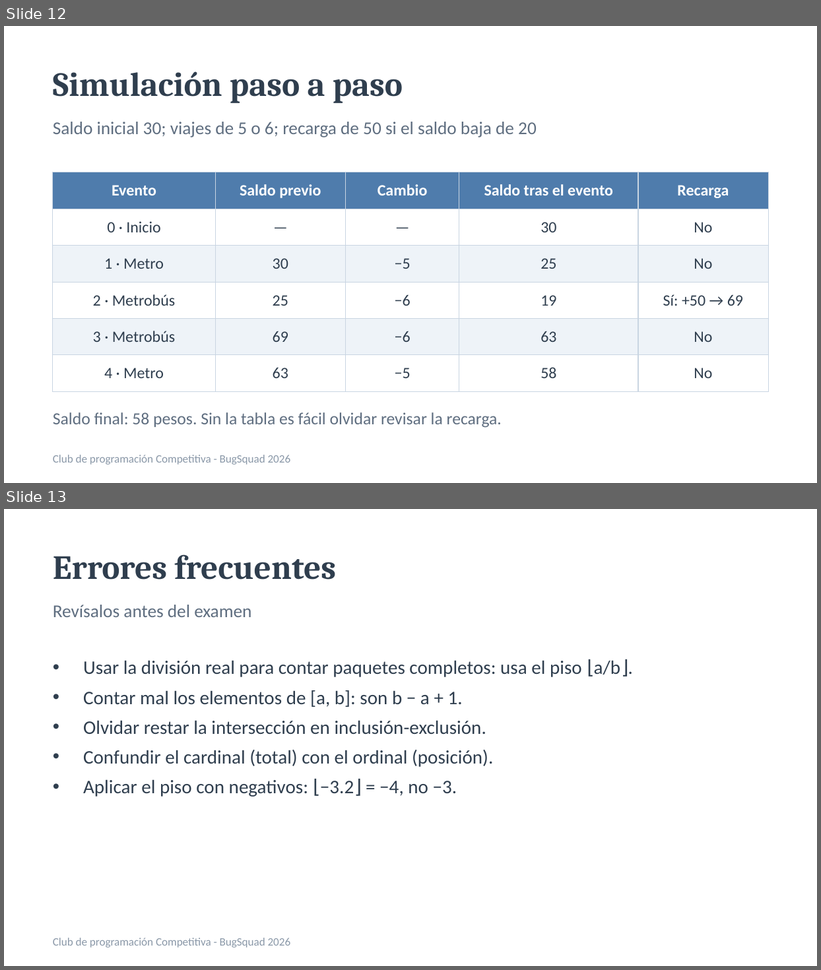
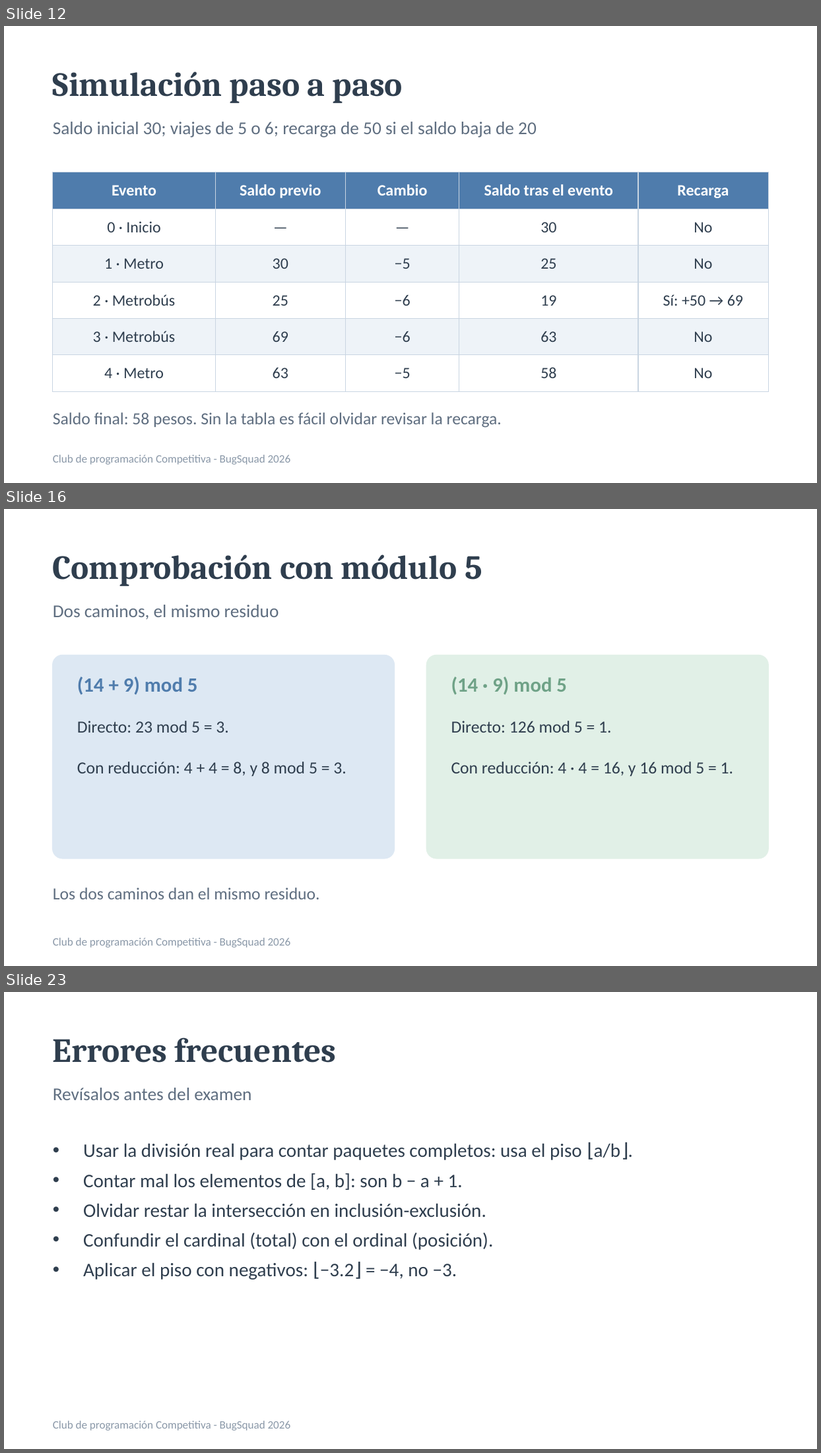
Before and after one commit to rigosantiagog/CompetitiveProgramming, a slide deck: assets/docs/Tema2_Aritmetica_conteo_y_casos.pptx. Shown one above the other, each under a label of ours: slides 12 and 13 before the commit, slides 12, 16 and 23 after it; the slides between them are not shown. The pictures are 821x970 and 821x1453 pixels, drawn with LibreOffice and Linux fonts; fonts in the diff are those of the drawing. Boxes give left, top, right and bottom in pixels: in the first picture for what was removed or moved away, otherwise in the second. Text is boxed around its words. In the diff, an @@ line names an element or a change of style, - is before the commit and + after.

```diff
--- a/assets/docs/Tema2_Aritmetica_conteo_y_casos.pptx
+++ b/assets/docs/Tema2_Aritmetica_conteo_y_casos.pptx
@@ slide 16 added at bbox=[4, 509, 817, 966], background #FFFFFF @@
@@ text added at bbox=[53, 555, 482, 586], 30 pt, text #2F3E4E, bold @@
+Comprobación con módulo 5
@@ text added at bbox=[53, 605, 279, 619], 16 pt, text #5F6E80 @@
+Dos caminos, el mismo residuo
@@ rounded rectangle added at bbox=[53, 656, 394, 859], fill #DDE8F3, outline #DDE8F3 1 pt @@
@@ rounded rectangle added at bbox=[427, 656, 768, 859], fill #E1F0E7, outline #E1F0E7 1 pt @@
@@ text added at bbox=[77, 677, 198, 695], 18 pt, text #4F7CAC, bold @@
+(14 + 9) mod 5
@@ text added at bbox=[451, 677, 567, 695], 18 pt, text #6FA287, bold @@
+(14 · 9) mod 5
@@ text added at bbox=[77, 721, 346, 776], 15 pt, text #2F3E4E @@
+Directo: 23 mod 5 = 3.
+Con reducción: 4 + 4 = 8, y 8 mod 5 = 3.
@@ text added at bbox=[451, 721, 733, 776], 15 pt, text #2F3E4E @@
+Directo: 126 mod 5 = 1.
+Con reducción: 4 · 4 = 16, y 16 mod 5 = 1.
@@ text added at bbox=[53, 888, 320, 900], 15 pt, text #5F6E80 @@
+Los dos caminos dan el mismo residuo.
@@ text added at bbox=[53, 938, 291, 948], 10 pt, text #8A98A8 @@
+Club de programación Competitiva - BugSquad 2026
@@ what was slide 13 is now slide 23 @@
```
Also in this commit, not shown: 2 slides changed, 9 other slides added, 12 other files.
